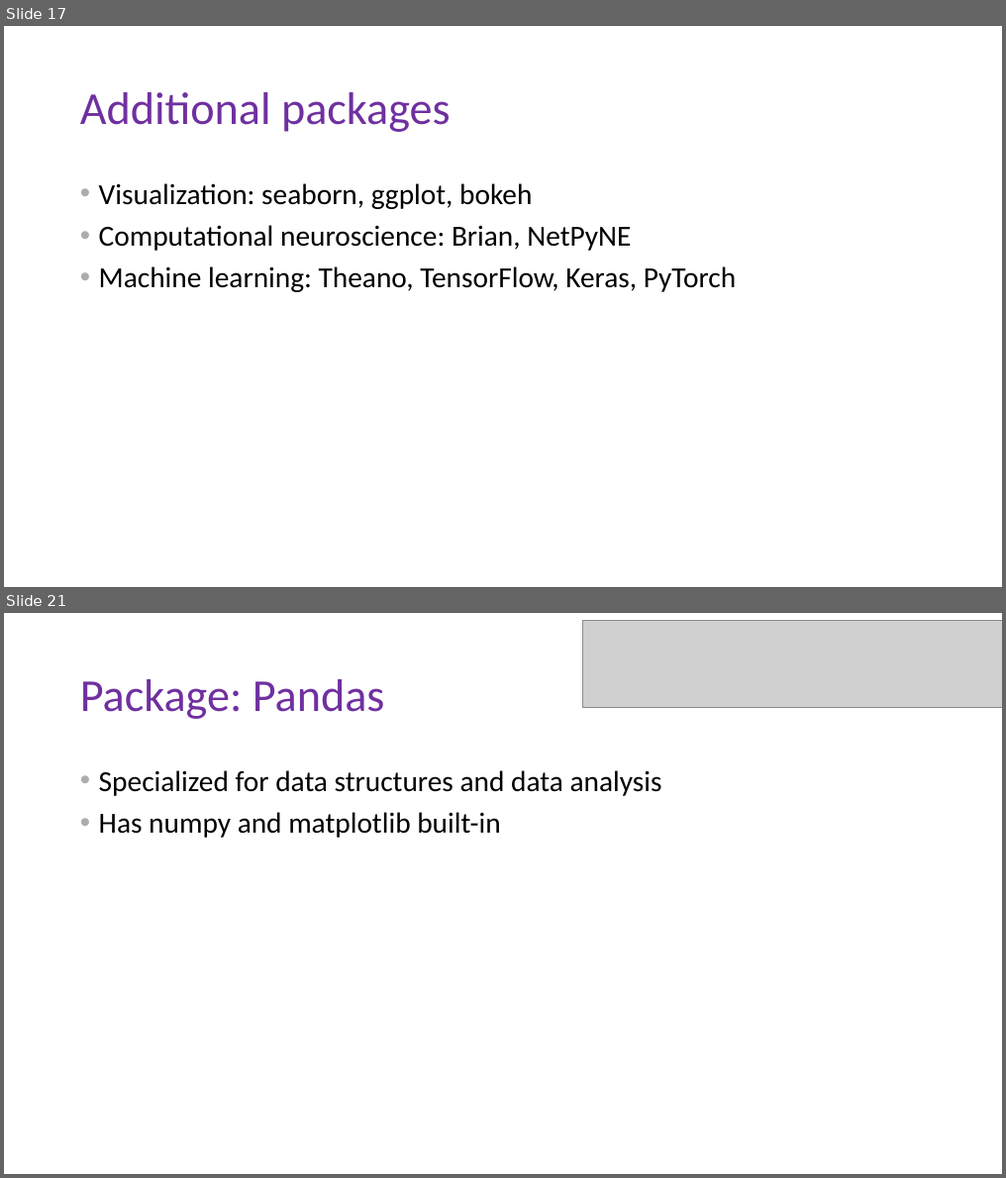
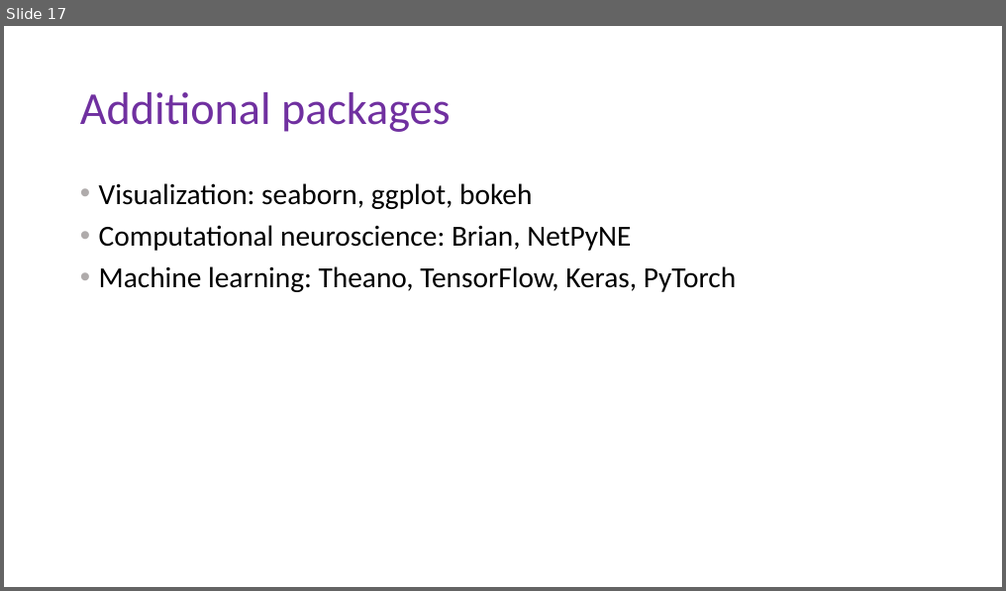
Before and after one commit to DoriMG/SN_python_course, a slide deck: Jan 2020/lectures/2_types_and_modules.pptx. Shown one above the other, each under a label of ours: slides 17 and 21 before the commit, slide 17 after it; the slides between them are not shown. The pictures are 1006x1178 and 1006x591 pixels, drawn with LibreOffice and Linux fonts; fonts in the diff are those of the drawing; grey boxes stand for pictures. Boxes give left, top, right and bottom in pixels: in the first picture for what was removed or moved away, otherwise in the second. Text is boxed around its words. In the diff, an @@ line names an element or a change of style, - is before the commit and + after.

```diff
--- a/Jan 2020/lectures/2_types_and_modules.pptx
+++ b/Jan 2020/lectures/2_types_and_modules.pptx
@@ slide 21 removed at box(4, 613, 1002, 1174), background #FFFFFF @@
@@ picture removed at box(583, 620, 1002, 707) @@
@@ title removed at box(80, 679, 385, 719) @@
-Package: Pandas
@@ text removed at box(99, 770, 662, 838) @@
-• Specialized for data structures and data analysis
-• Has numpy and matplotlib built-in
```
Also in this commit, not shown: 2 slides changed, 1 slide added, 4 other slides removed, 2 other files.
